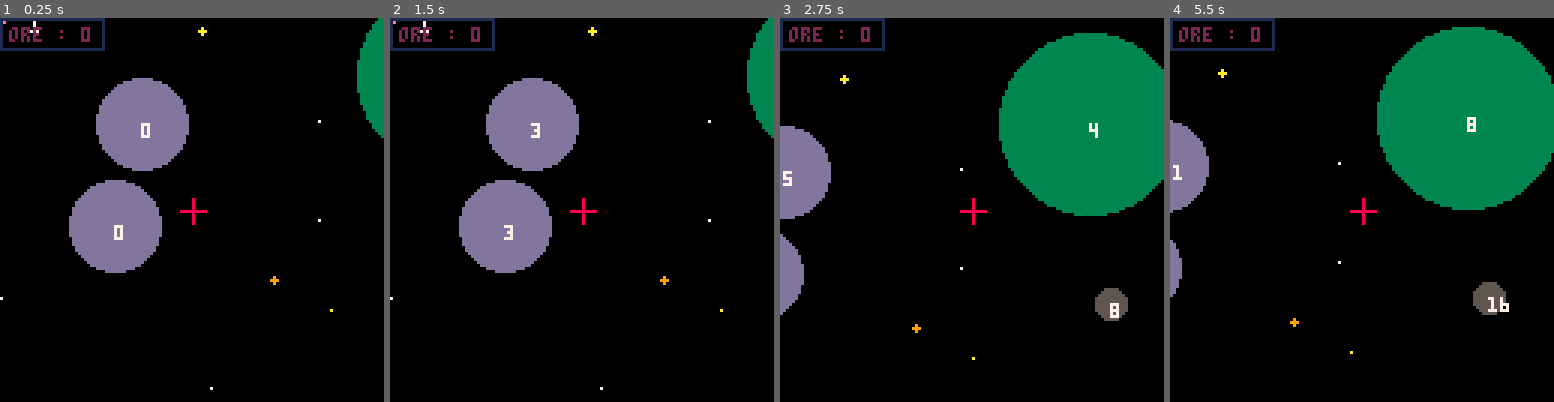
Above: before the commit, frames 1-4 (left to right).
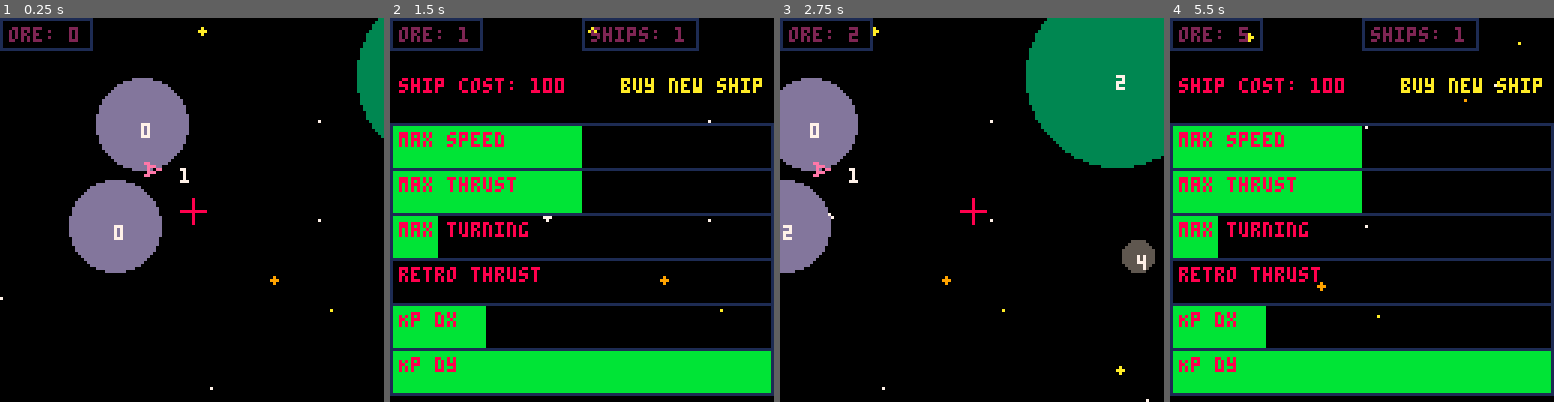
Above: after the commit, the same moments.

Repository: TarkanAl-Kazily/game-jams
Game: PICO-8 cartridge gmtk/main.p8
Two runs of this game, one before a commit and one after it. Both use one fixed random seed, a clock stepped at 60 frames per second and the inputs below.
Inputs:
- Up to frame 1 (0.25 s): no input
- Up to frame 2 (1.5 s): tap X (X key) at 0.33, 1.07 s; tap O (Z key) at 0.7 s
- Up to frame 3 (2.75 s): hold Right 1.6-2.1 s; tap O (Z key) at 1.7, 2.1, 2.5 s; tap X (X key) at 1.85 s; hold Up 2.15-2.42 s; hold Right from 2.47 s (still down)
- Up to frame 4 (5.5 s): tap O (Z key) every 0.4 s from 2.9 to 5.3 s; tap X (X key) at 2.97, 4.08, 5.2 s; release Right at 3.03 s; hold Left 3.08-3.58 s; hold Down 3.63-3.97 s; hold Right 4.02-4.68 s; hold Up 4.73-5.03 s; hold Left from 5.08 s (still down)

The runs differ from the first frame. In frame 1, 0.5% of the frame differs, in the area x 0-50%, y 0-43%; in frame 2, 42%; in frame 3, 16%; in frame 4, 52%, in the area x 0-100%, y 0-99%.

Commit message:
Added player control for max controls parameters

Diff:
--- a/gmtk/controls.lua
+++ b/gmtk/controls.lua
@@ -9,26 +9,22 @@
     angular_velocity={0.25, 0.5, 0.75, 1.0}
 }
 
-miner_limits = {
-    state={
-        velocity=1,
-    },
-    controls={
-        acceleration=1,
-        friction=1,
-        angular_velocity=1
-    }
+miner_settings = {
+    max_velocity = 10,
+    max_acceleration=5,
+    max_angular_velocity=0.25,
+    max_friction=0.0,
+    kp_1=0.25,
+    kp_2=1.0
 }
 
-player_limits = {
-    state={
-        velocity=1,
-    },
-    controls={
-        acceleration=1,
-        friction=1,
-        angular_velocity=1
-    }
+upgrade_maximums = {
+    max_velocity = 20,
+    max_acceleration=10,
+    max_angular_velocity=2.0,
+    max_friction=1.0,
+    kp_1=1.0,
+    kp_2=1.0
 }
 
 -- a list of targets for miners to cycle between
@@ -37,10 +33,6 @@
 -- state given by create_state
 -- control takes the form {angular_velocity, acceleration, friction}
 function update_state(state, control, limits, dt)
-    if limits == nil then
-        limits = {q=nil, q_dot=nil, q_ddot=nil}
-    end
-
     -- q.x, q.y, q.d based directly off of q_dot.x, q_dot.y, q_dot.d
     state.q.x += state.q_dot.x * dt
     state.q.y += state.q_dot.y * dt
@@ -52,9 +44,9 @@
     -- q_dot.d based off of control and angular momentum
     state.q_dot.d = control.angular_velocity
 
-    if limits.q_dot != nil then
-        state.q_dot.x = mid(-limits.q_dot.x, state.q_dot.x, limits.q_dot.x)
-        state.q_dot.y = mid(-limits.q_dot.y, state.q_dot.y, limits.q_dot.y)
+    if limits != nil then
+        state.q_dot.x = mid(-limits.max_velocity * cos(state.q.d), state.q_dot.x, limits.max_velocity * cos(state.q.d))
+        state.q_dot.y = mid(-limits.max_velocity * sin(state.q.d), state.q_dot.y, limits.max_velocity * sin(state.q.d))
     end
 
     -- q_ddot.x and q_ddot.y based off of control, q.d, and control friction
@@ -93,15 +85,15 @@
         e.control.angular_velocity = 0
       end
 
-      if dx > 0 and abs(dy) < target_threshold then
+      if dx > 0 then
         e.control.acceleration = 100.0
       else
         e.control.acceleration = 0
       end
 
-      e.limits = get_limits_from_settings(miner_limits)
-      e.control.angular_velocity = mid(e.control.angular_velocity, e.limits.control.angular_velocity, -e.limits.control.angular_velocity)
-      e.control.acceleration = mid(e.control.acceleration, e.limits.control.acceleration, -e.limits.control.acceleration)
+      e.control.angular_velocity = mid(e.control.angular_velocity, miner_settings.max_angular_velocity, -miner_settings.max_angular_velocity)
+      e.control.acceleration = mid(e.control.acceleration, miner_settings.max_acceleration, -miner_settings.max_acceleration)
+      e.control.friction = mid(e.control.friction, miner_settings.max_friction, -miner_settings.max_friction)
   end
 end
 
--- a/gmtk/draw.lua
+++ b/gmtk/draw.lua
@@ -77,3 +77,30 @@
     tx, ty = miner_targets[1].state.q.x, miner_targets[1].state.q.y
     line(tx, ty)
 end
+
+function draw_menu()
+    local top_x, top_y = camera_pos.x, camera_pos.y
+    local values = {miner_settings.max_velocity, miner_settings.max_acceleration, miner_settings.max_angular_velocity, miner_settings.max_friction, miner_settings.kp_1, miner_settings.kp_2}
+    local max_values = {upgrade_maximums.max_velocity, upgrade_maximums.max_acceleration, upgrade_maximums.max_angular_velocity, upgrade_maximums.max_friction, upgrade_maximums.kp_1, upgrade_maximums.kp_2}
+    msg = "ore: "..flr(score)
+    rect(top_x, top_y, top_x + 6 + 4 * #msg, top_y + 10, 1)
+    print(msg, top_x + 3, top_y + 3, 2)
+
+    msg = "ships: "..miner_count
+    rect(top_x + 64, top_y, top_x + 70 + 4 * #msg, top_y + 10, 1)
+    print(msg, top_x + 67, top_y + 3, 2)
+
+    msg = "ship cost: "..ship_cost
+    print(msg, top_x + 3, top_y + 20, 8)
+
+    msg = "buy new ship"
+    print(msg, top_x + 125 - 4 * #msg, top_y + 20, player_menu.menu_item == 0 and 10 or 8)
+
+    top_y += 20
+    for i = 1, 6 do
+        top_y += 15
+        rectfill(top_x, top_y, top_x + 127 * values[i] / max_values[i], top_y + 15, 11)
+        rect(top_x, top_y, top_x + 127, top_y + 15, 1)
+        print(player_menu.entries[i], top_x + 3, top_y + 3, player_menu.menu_item == i and 10 or 8)
+    end
+end
--- a/gmtk/main.p8
+++ b/gmtk/main.p8
@@ -1,7 +1,7 @@
 pico-8 cartridge // http://www.pico-8.com
 version 29
 __lua__
--- space clicker v0_11
+-- space clicker v0_12
 -- tarkan al-kazily
 
 #include objects.lua
@@ -11,9 +11,11 @@
 _delta_t = 1.0 / 60.0
 time = 0.0
 score = 0
-miner_count = 0
+miner_count = 1
+ship_cost = 100
 entities = {}
 player_camera = {type="meta", state={q={x=64, y=64}}, radius=1}
+player_menu = {entries={"max speed", "max thrust", "max turning", "retro thrust", "Kp dx", "Kp dy"}, menu_item=0}
 camera_pos = {x=0, y=0}
 world_bounds = {min={x=-128, y=-128}, max={x=255, y=255}}
 background = nil
@@ -21,19 +23,24 @@
 seed_background = 42
 seed_zones = 48
 
+-- valid modes: ship, manager, menu
 player_mode = "manager"
 
 function _init()
   background = generate_background()
   entities = generate_zones()
   miner = new_miner()
+  miner.state.q = {x=50, y=50, d=0}
   add(entities, miner)
 end
 
 function _update60()
   time += _delta_t
   update_player()
-  update_entities()
+  update_ship_cost()
+  if player_mode != "menu" then
+    update_entities()
+  end
 end
 
 function control_camera()
@@ -61,29 +68,32 @@
   cls()
 
   draw_background()
-
-  -- the cookie
-  foreach(entities, draw_entity)
   camera(camera_pos.x, camera_pos.y)
-
-  if player_mode == "manager" then
-    draw_miner_path()
-  end
-
-
-  msg = "ore : "..flr(score)
-  rect(camera_pos.x, camera_pos.y, camera_pos.x + 6 + 4 * #msg, camera_pos.y + 10, 1)
-  print(msg, camera_pos.x + 3, camera_pos.y+ 3, 2)
-
-
-  if player_mode == "manager" then
-    line(player_camera.state.q.x - 4, player_camera.state.q.y, player_camera.state.q.x + 4, player_camera.state.q.y, 8)
-    line(player_camera.state.q.x, player_camera.state.q.y - 4, player_camera.state.q.x, player_camera.state.q.y + 4, 8)
-  end
-  line(-128, -128, -128, 254, 1)
-  line(254, 254)
-  line(254, -128)
-  line(-128, -128)
+  if player_mode == "menu" then
+    draw_menu()
+  else
+
+    -- the cookie
+    foreach(entities, draw_entity)
+
+    if player_mode == "manager" then
+      draw_miner_path()
+    end
+
+    -- score box
+    msg = "ore: "..flr(score)
+    rect(camera_pos.x, camera_pos.y, camera_pos.x + 6 + 4 * #msg, camera_pos.y + 10, 1)
+    print(msg, camera_pos.x + 3, camera_pos.y+ 3, 2)
+
+    if player_mode == "manager" then
+      line(player_camera.state.q.x - 4, player_camera.state.q.y, player_camera.state.q.x + 4, player_camera.state.q.y, 8)
+      line(player_camera.state.q.x, player_camera.state.q.y - 4, player_camera.state.q.x, player_camera.state.q.y + 4, 8)
+    end
+    line(-128, -128, -128, 254, 1)
+    line(254, 254)
+    line(254, -128)
+    line(-128, -128)
+  end
 end
 
 -->8
@@ -120,9 +130,10 @@
 function update_entity(e)
   update_state(e.state, e.control, e.limits, _delta_t)
   if (e.state.q.x < world_bounds.min.x) or (e.state.q.y < world_bounds.min.y) then
+    miner_count -= 1
     del(entities, e)
-  end
-  if (e.state.q.x > world_bounds.max.x) or (e.state.q.y > world_bounds.max.y) then
+  elseif (e.state.q.x > world_bounds.max.x) or (e.state.q.y > world_bounds.max.y) then
+    miner_count -= 1
     del(entities, e)
   end
 
@@ -166,20 +177,20 @@
       switch_from_ship()
       player_mode = "manager"
     end
-  else
+  elseif player_mode == "manager" then
     control_camera()
     if btnp(5) then
       local affected_miner_path = modify_miner_path()
       if not affected_miner_path and switch_to_ship() then
         player_mode = "ship"
       end
-    end
-  end
-
-  if btnp(4) then
-    if score > 100 then
-      score -= 100
-      add(entities, new_miner())
+    elseif btnp(4) then
+      player_mode = "menu"
+    end
+  elseif player_mode == "menu" then
+    update_player_menu()
+    if btnp(4) then
+      player_mode = "manager"
     end
   end
 end
@@ -205,9 +216,48 @@
     player.control.acceleration = 0.0
   end
 
-  player.limits = get_limits_from_settings(player_limits)
-  player.control.angular_velocity = mid(player.control.angular_velocity, player.limits.control.angular_velocity, -player.limits.control.angular_velocity)
-  player.control.acceleration = mid(player.control.acceleration, player.limits.control.acceleration, -player.limits.control.acceleration)
+  if btn(3) then
+    player.control.friction = 100.0
+  else
+    player.control.friction = 0.0
+  end
+
+  player.control.angular_velocity = mid(player.control.angular_velocity, miner_settings.max_angular_velocity, -miner_settings.max_angular_velocity)
+  player.control.acceleration = mid(player.control.acceleration, miner_settings.max_acceleration, -miner_settings.max_acceleration)
+  player.control.friction = mid(player.control.friction, miner_settings.max_friction, -miner_settings.max_friction)
+end
+
+function update_ship_cost()
+  ship_cost = flr(90 + 10 * (1.3^(miner_count-1)))
+end
+
+function update_player_menu()
+  local values = {miner_settings.max_velocity, miner_settings.max_acceleration, miner_settings.max_angular_velocity, miner_settings.max_friction, miner_settings.kp_1, miner_settings.kp_2}
+  local max_values = {upgrade_maximums.max_velocity, upgrade_maximums.max_acceleration, upgrade_maximums.max_angular_velocity, upgrade_maximums.max_friction, upgrade_maximums.kp_1, upgrade_maximums.kp_2}
+  if btnp(2) then
+    player_menu.menu_item -= 1
+  end
+
+  if btnp(3) then
+    player_menu.menu_item += 1
+  end
+
+  if player_menu.menu_item > 0 and btnp(0) then
+    values[player_menu.menu_item] -= 0.1 * max_values[player_menu.menu_item]
+  end
+
+  if player_menu.menu_item > 0 and btnp(1) then
+    values[player_menu.menu_item] += 0.1 * max_values[player_menu.menu_item]
+  end
+
+  player_menu.menu_item = mid(0, player_menu.menu_item, #player_menu.entries)
+
+  miner_settings.max_velocity = mid(0, values[1], max_values[1])
+  miner_settings.max_acceleration = mid(0, values[2], max_values[2])
+  miner_settings.max_angular_velocity = mid(0, values[3], max_values[3])
+  miner_settings.max_friction = mid(0, values[4], max_values[4])
+  miner_settings.kp_1 = mid(0, values[5], max_values[5])
+  miner_settings.kp_2 = mid(0, values[6], max_values[5])
 end
 
 -->8
--- a/gmtk/objects.lua
+++ b/gmtk/objects.lua
@@ -1,14 +1,3 @@
-
-function get_limits_from_settings(settings)
-    local limits = {}
-    limits.q_dot = {x=_state_limits.velocity[settings.state.velocity], y=_state_limits.velocity[settings.state.velocity], d=100}
-    limits.control = {}
-    limits.control.acceleration = _control_limits.acceleration[settings.controls.acceleration]
-    limits.control.friction = _control_limits.friction[settings.controls.friction]
-    limits.control.angular_velocity = _control_limits.angular_velocity[settings.controls.angular_velocity]
-    return limits
-end
-
 -- creates the base entity type, with a state compatible for control
 function new_entity()
     local result = {}
@@ -23,7 +12,7 @@
 -- creates a miner ship
 function new_miner()
     local result = new_entity()
-    result.limits = get_limits_from_settings(miner_limits)
+    result.limits = miner_settings
     result.type = "miner"
     result.current_target = 1
     result.target_threshold = 25
@@ -33,7 +22,7 @@
 -- creates a player ship
 function new_player()
     local result = new_entity()
-    result.limits = get_limits_from_settings(player_limits)
+    result.limits = miner_settings
     result.type = "player"
     return result
 end
